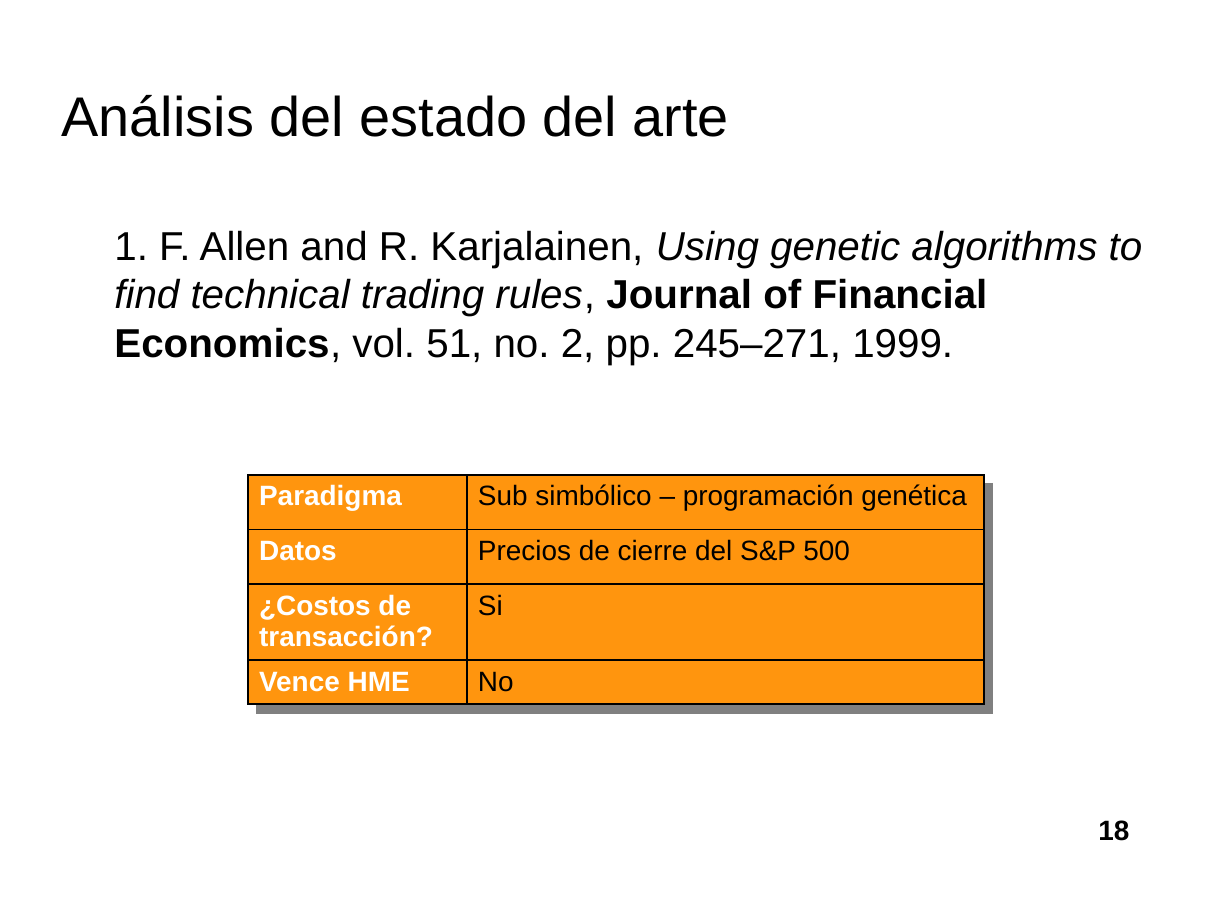
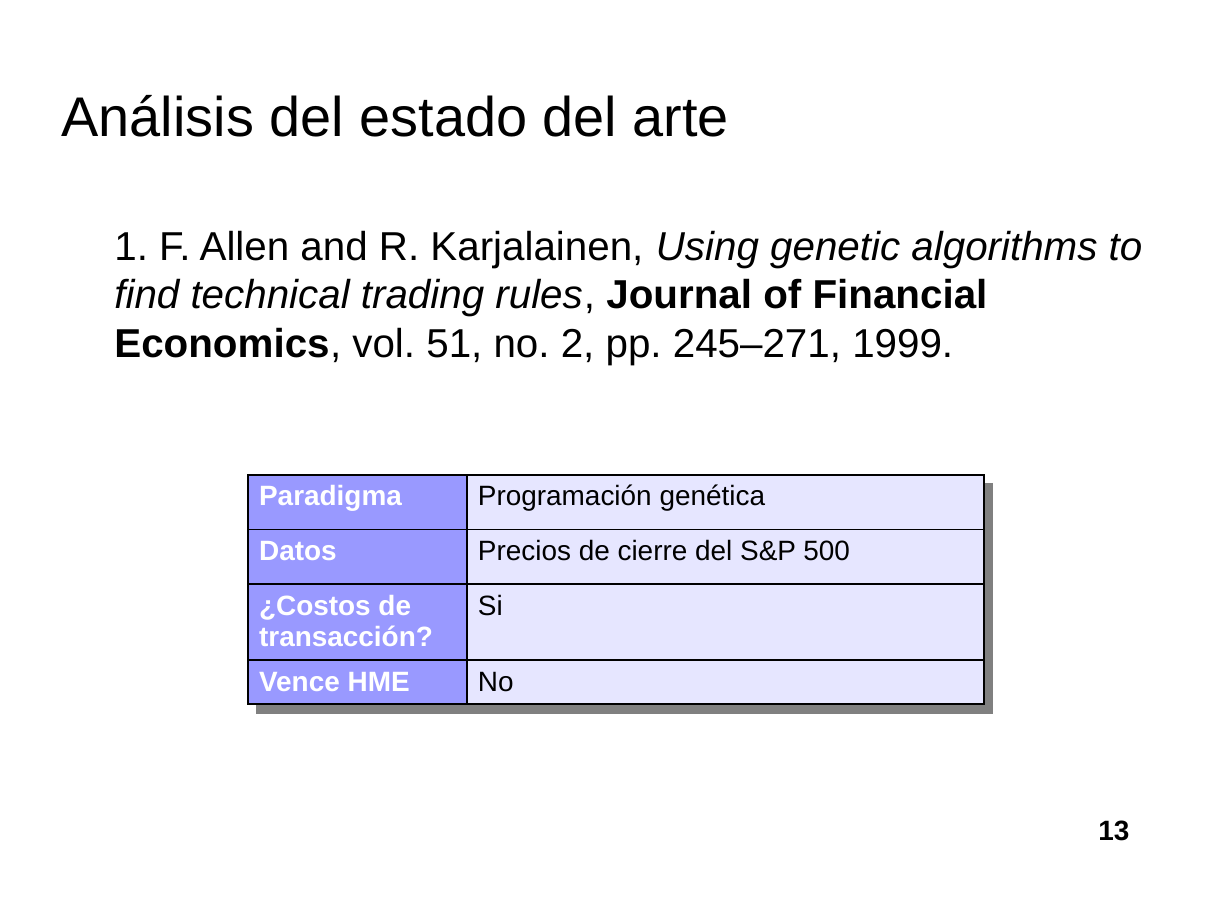
Before and after one commit to davidrmh/Thesis, a slide deck: slide 13 of presentaciones_finales/presentacion_seminario_B19.odp (slide 18 before the commit). Drawn at 1232x924 pixels with LibreOffice and Linux fonts; fonts in the diff are those of the drawing; background and template pictures are left out. Boxes give left, top, right and bottom in pixels: in the first picture for what was removed or moved away, otherwise in the second. Text is boxed around its words. In the diff, an @@ line names an element or a change of style, - is before the commit and + after.

```diff
--- a/presentaciones_finales/presentacion_seminario_B19.odp
+++ b/presentaciones_finales/presentacion_seminario_B19.odp
@@ table at [248, 475, 985, 704] @@
-row 1, column 2: Sub simbólico – programación genética
+row 1, column 2: Programación genética
@@ fill #FF950E to #9999FF in 4 cells @@
@@ fill #FF950E to #E6E6FF in 4 cells @@
@@ page number at [1098, 820, 1129, 841]: text changed @@
-18
+13
```
Also in this commit, not shown: 14 other slides changed, 9 slides added, 22 slides removed.
